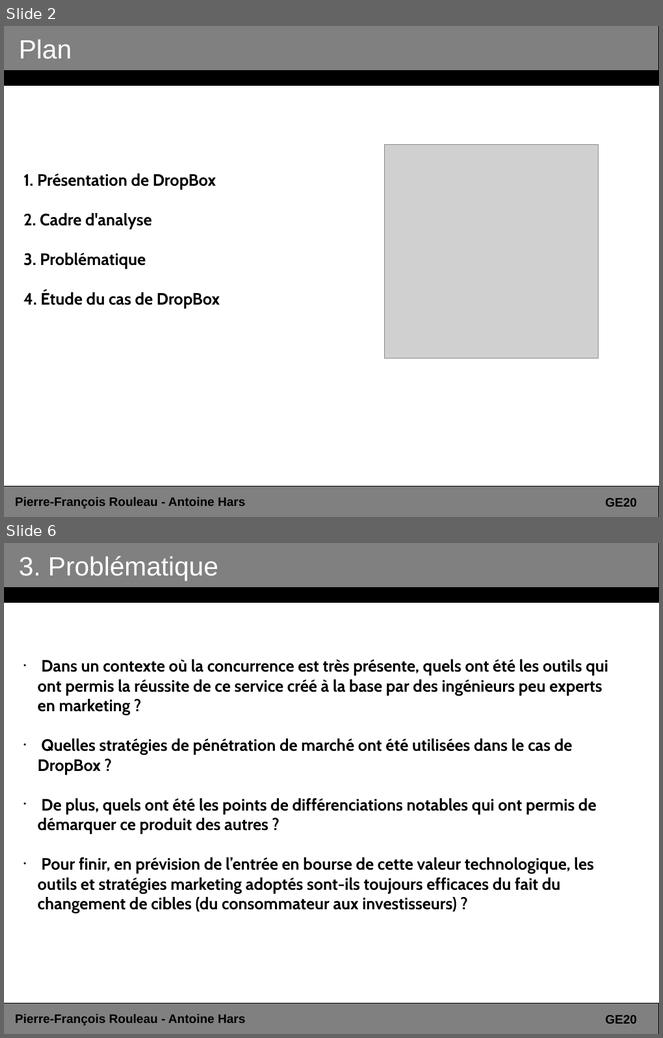
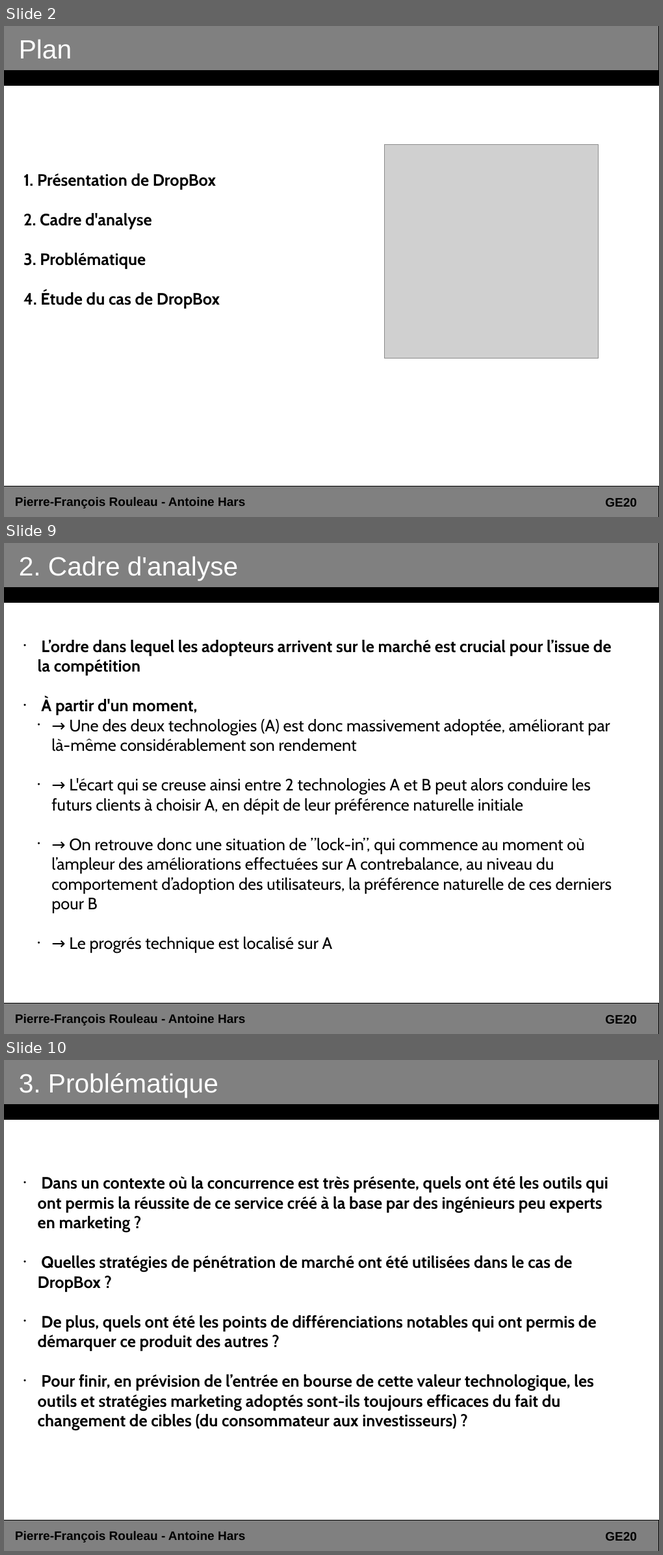
Before and after one commit to ahars/ge20, a slide deck: presentation_dropbox.odp. Shown one above the other, each under a label of ours: slides 2 and 6 before the commit, slides 2, 9 and 10 after it; the slides between them are not shown. The pictures are 663x1038 and 663x1555 pixels, drawn with LibreOffice and Linux fonts; fonts in the diff are those of the drawing; grey boxes stand for pictures. Boxes give left, top, right and bottom in pixels: in the first picture for what was removed or moved away, otherwise in the second. Text is boxed around its words. In the diff, an @@ line names an element or a change of style, - is before the commit and + after.

```diff
--- a/presentation_dropbox.odp
+++ b/presentation_dropbox.odp
@@ slide 9 added at (4, 543, 659, 1034), background #FFFFFF @@
@@ rectangle added at (4, 543, 659, 602), fill #808080, outline #000000 0 pt @@
@@ title added at (19, 556, 238, 581), 32 pt, text #FFFFFF @@
+2. Cadre d'analyse
@@ rectangle added at (4, 588, 659, 602), fill #000000, outline #000000 0 pt @@
@@ subtitle added at (38, 640, 612, 953), 20 pt, text #000000 @@
+• L’ordre dans lequel les adopteurs arrivent sur le marché est crucial pour l’issue de la compétition
+• À partir d'un moment,
+  • → Une des deux technologies (A) est donc massivement adoptée, améliorant par là-même considérablement son rendement
+  • → L'écart qui se creuse ainsi entre 2 technologies A et B peut alors conduire les futurs clients à choisir A, en dépit de leur préférence naturelle initiale
+  • → On retrouve donc une situation de ”lock-in”, qui commence au moment où l’ampleur des améliorations effectuées sur A contrebalance, au niveau du comportement d’adoption des utilisateurs, la préférence naturelle de ces derniers pour B
+  • → Le progrés technique est localisé sur A
@@ rectangle added at (4, 1004, 659, 1034), fill #808080, outline #000000 0 pt @@
@@ text added at (15, 1014, 245, 1026), 15 pt, text #000000, bold @@
+Pierre-François Rouleau - Antoine Hars
@@ text added at (605, 1016, 637, 1024), 15 pt, text #000000, bold @@
+GE20
@@ what was slide 6 is now slide 10 @@
```
Also in this commit, not shown: 4 slides changed, 4 other slides added.
